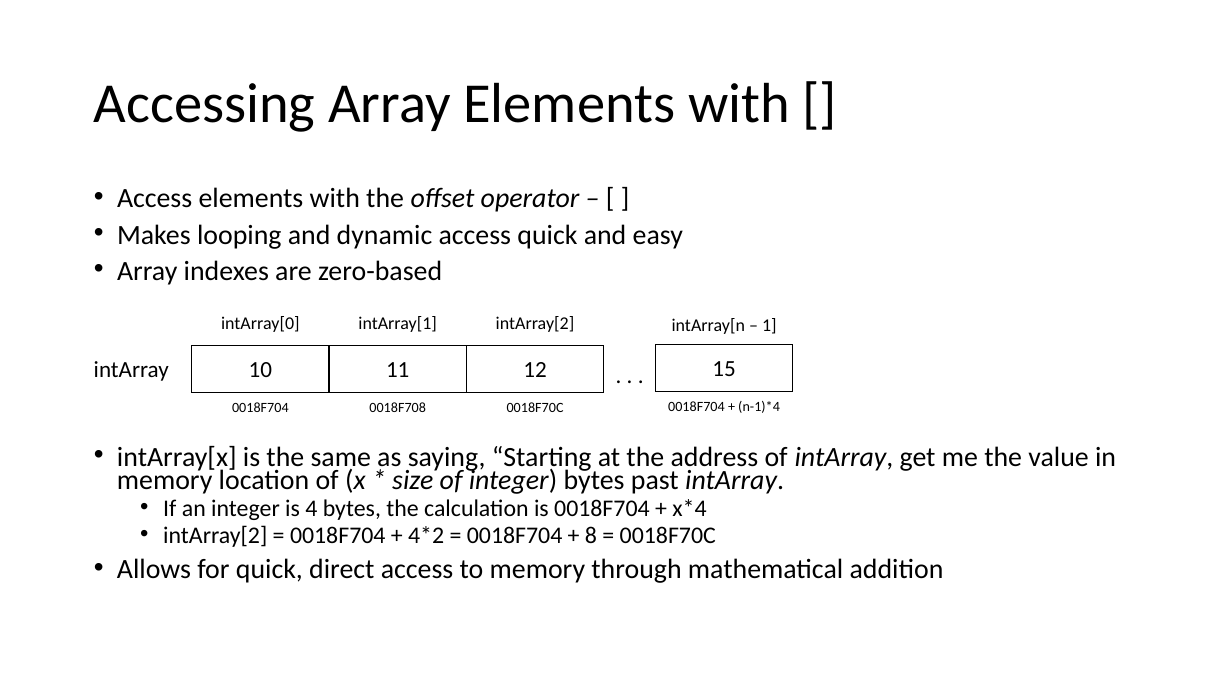
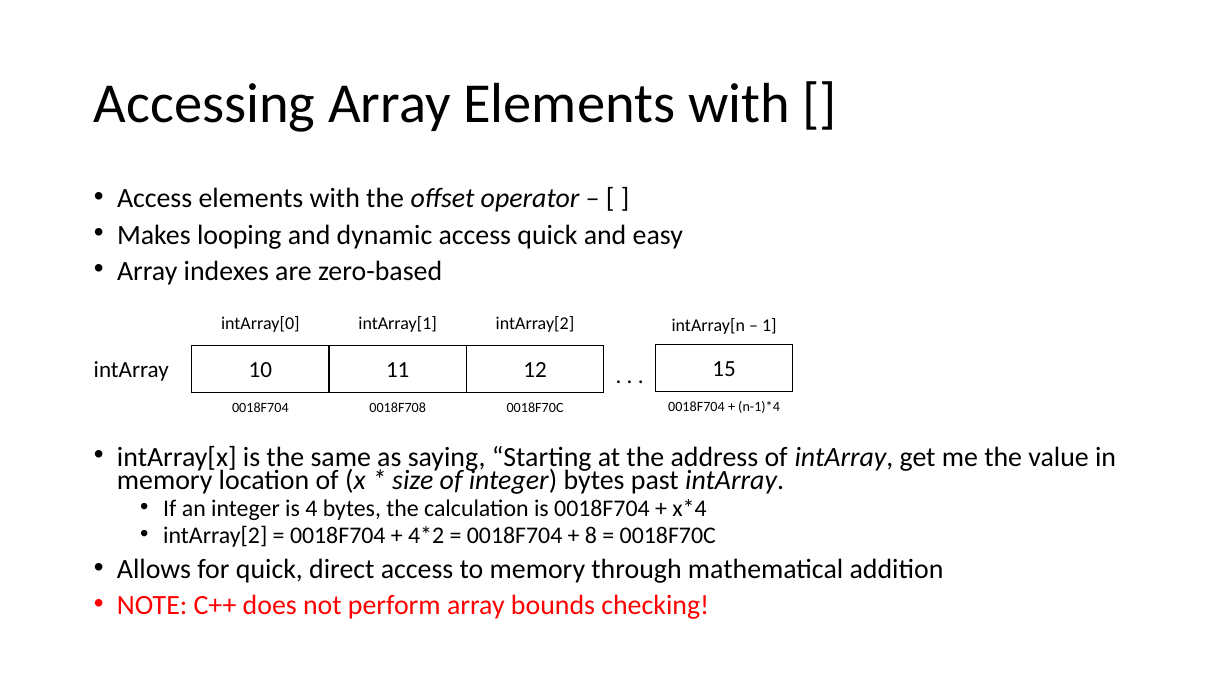
Before and after one commit to donaldsawyer/Demos, a slide deck: slide 9 of ARCC/intro_to_arrays_in_cpp/intro_to_arrays_in_cpp.pptx. Drawn at 1232x693 pixels with LibreOffice and Linux fonts; fonts in the diff are those of the drawing. Boxes give left, top, right and bottom in pixels: in the first picture for what was removed or moved away, otherwise in the second. Text is boxed around its words. In the diff, an @@ line names an element or a change of style, - is before the commit and + after.

```diff
--- a/ARCC/intro_to_arrays_in_cpp/intro_to_arrays_in_cpp.pptx
+++ b/ARCC/intro_to_arrays_in_cpp/intro_to_arrays_in_cpp.pptx
@@ text at [117,594,709,619]: paragraph added @@
+• NOTE: C++ does not perform array bounds checking!
```
Also in this commit, not shown: 5 other slides changed.
